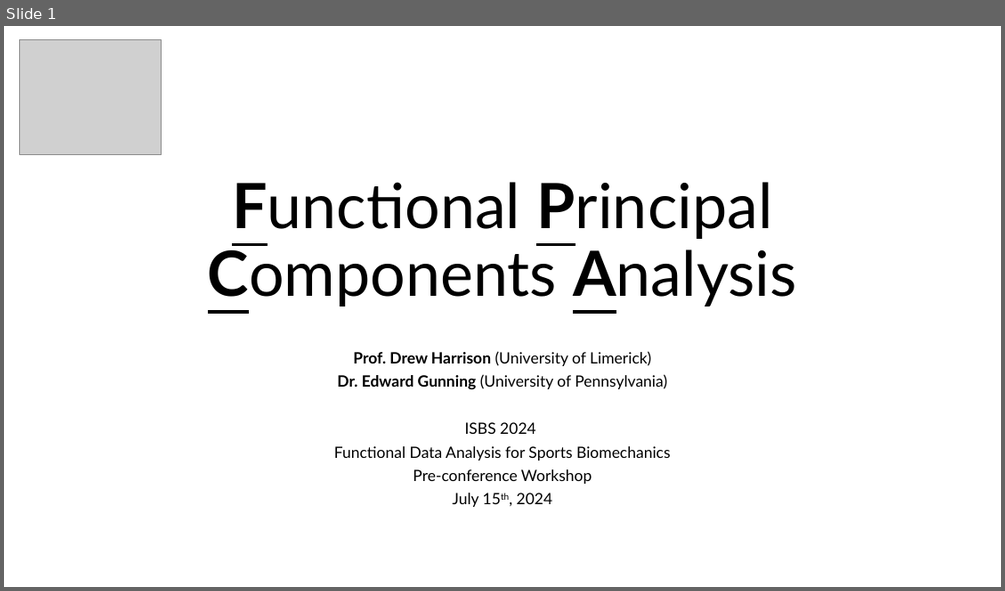
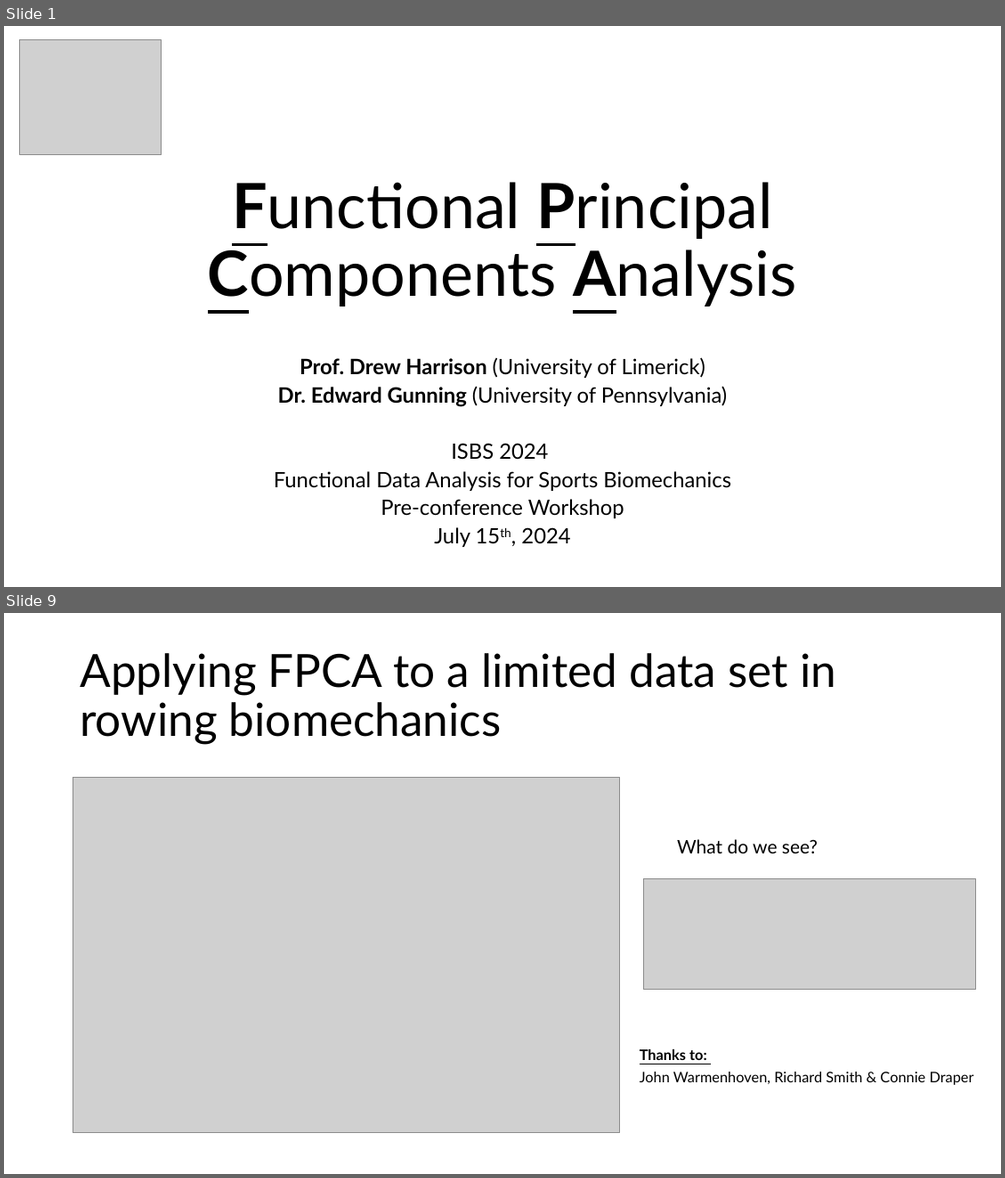
Before and after one commit to edwardgunning/ISBS-Short-Course, a slide deck: slides/04-fpca.pptx. Shown one above the other, each under a label of ours: slide 1 before the commit, slides 1 and 9 after it; the slides between them are not shown. The pictures are 1005x591 and 1005x1178 pixels, drawn with LibreOffice and Linux fonts; fonts in the diff are those of the drawing; grey boxes stand for pictures; background and template pictures are left out. Boxes give left, top, right and bottom in pixels: in the first picture for what was removed or moved away, otherwise in the second. Text is boxed around its words. In the diff, an @@ line names an element or a change of style, - is before the commit and + after.

Commit message:
Add fpca slides update readme

```diff
--- a/slides/04-fpca.pptx
+++ b/slides/04-fpca.pptx
@@ slide 9 added at (4, 613, 1001, 1174), background #FFFFFF @@
@@ title added at (80, 653, 836, 745), 44 pt, text #000000 @@
+Applying FPCA to a limited data set in rowing biomechanics
@@ picture added at (73, 777, 619, 1133) @@
@@ text added at (677, 839, 817, 853), 18 pt, text #000000 @@
+What do we see?
@@ picture added at (643, 879, 976, 989) @@
@@ text added at (639, 1049, 974, 1085), 14 pt, text #000000 @@
+Thanks to:
+John Warmenhoven, Richard Smith & Connie Draper
@@ slide 1 changed as well @@
@@ subtitle "Prof. Drew Harrison (University of ..." at (274, 357, 731, 547): size 15 to 20.4 pt @@
```
Also in this commit, not shown: 13 other slides added, 2 other files.
